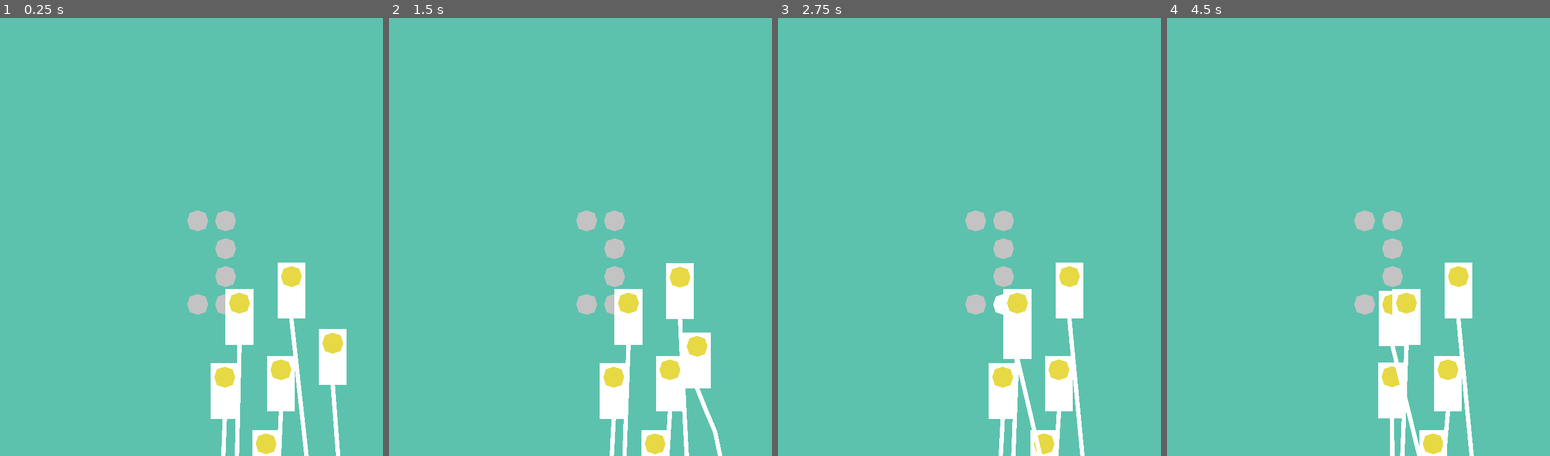
Above: before the commit, frames 1-4 (left to right).
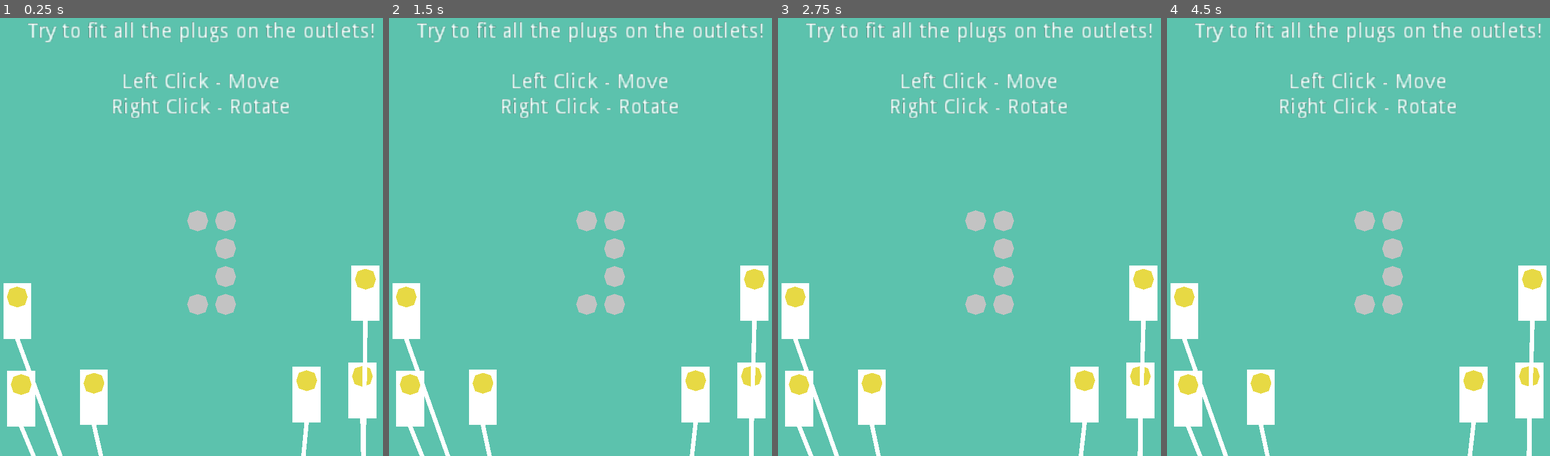
Above: after the commit, the same moments.

Repository: unSAME-Studio/ProjectOutlet
Game: Godot game, scene res://scenes/Main.tscn
Same seed, same stepped clock (60 frames per second), same inputs: the game is played once before the commit and once after it.
Inputs (mouse positions are in pixels of both pictures, inside the frame that each line leads up to):
- Up to frame 1 (0.25 s): no input
- Up to frame 2 (1.5 s): drag from (680, 289) to (614, 390) at 0.52 s; drag from (722, 355) to (630, 315) at 1.27 s
- Up to frame 3 (2.75 s): press the mouse at (1019, 315) at 2.03 s
- Up to frame 4 (4.5 s): release the mouse at (1408, 315) at 2.75 s; tap Enter at 2.75 s; drag from (1446, 381) to (1224, 149) at 2.77 s; drag from (1392, 390) to (1458, 289) at 3.52 s; drag from (1224, 149) to (1408, 315) at 4.27 s

The runs differ from the first frame. In frame 1, 14% of the frame differs, in the area x 0-100%, y 0-100%; in frame 2, 14%; in frame 3, 14%; in frame 4, 14%.

Commit message:
Update Menu

Diff:
--- a/scenes/Main.tscn
+++ b/scenes/Main.tscn
@@ -9,9 +9,27 @@
 [node name="Console" type="Node" parent="."]
 script = ExtResource( 3 )
 
-[node name="Control" type="Control" parent="."]
-margin_right = 40.0
-margin_bottom = 40.0
+[node name="CanvasLayer" type="CanvasLayer" parent="."]
+
+[node name="Control" type="Control" parent="CanvasLayer"]
+anchor_right = 1.0
+anchor_bottom = 1.0
+mouse_filter = 2
+
+[node name="Label" type="Label" parent="CanvasLayer/Control"]
+anchor_left = 0.5
+anchor_right = 0.5
+margin_left = -390.0
+margin_top = 83.0
+margin_right = -157.0
+margin_bottom = 97.0
+rect_scale = Vector2( 3.42883, 3.40738 )
+text = "Try to fit all the plugs on the outlets!
+
+Left Click - Move
+Right Click - Rotate"
+align = 1
+valign = 1
 
 [node name="Node2D" type="Node2D" parent="."]
 
@@ -21,19 +39,19 @@
 [node name="OutletGrid" parent="Node2D" instance=ExtResource( 4 )]
 
 [node name="Plug" parent="Node2D" instance=ExtResource( 1 )]
-position = Vector2( 215, 128 )
+position = Vector2( 385, 134 )
 
 [node name="Plug2" parent="Node2D" instance=ExtResource( 1 )]
-position = Vector2( 310, 281 )
+position = Vector2( 378, 357 )
 
 [node name="Plug3" parent="Node2D" instance=ExtResource( 1 )]
-position = Vector2( 96, 189 )
+position = Vector2( -405, 376 )
 
 [node name="Plug4" parent="Node2D" instance=ExtResource( 1 )]
-position = Vector2( 191, 342 )
+position = Vector2( 250, 367 )
 
 [node name="Plug5" parent="Node2D" instance=ExtResource( 1 )]
-position = Vector2( 62, 359 )
+position = Vector2( -238, 373 )
 
 [node name="Plug6" parent="Node2D" instance=ExtResource( 1 )]
-position = Vector2( 157, 512 )
+position = Vector2( -414, 175 )
--- a/scenes/Menu.tscn
+++ b/scenes/Menu.tscn
@@ -5,3 +5,30 @@
 [node name="Control" type="Control" parent="."]
 anchor_right = 1.0
 anchor_bottom = 1.0
+
+[node name="CenterContainer" type="CenterContainer" parent="Control"]
+anchor_right = 1.0
+anchor_bottom = 1.0
+
+[node name="HBoxContainer" type="HBoxContainer" parent="Control/CenterContainer"]
+margin_left = 506.0
+margin_top = 530.0
+margin_right = 574.0
+margin_bottom = 550.0
+
+[node name="Button" type="Button" parent="Control/CenterContainer/HBoxContainer"]
+margin_right = 20.0
+margin_bottom = 20.0
+text = "1"
+
+[node name="Button2" type="Button" parent="Control/CenterContainer/HBoxContainer"]
+margin_left = 24.0
+margin_right = 44.0
+margin_bottom = 20.0
+text = "2"
+
+[node name="Button3" type="Button" parent="Control/CenterContainer/HBoxContainer"]
+margin_left = 48.0
+margin_right = 68.0
+margin_bottom = 20.0
+text = "3"
